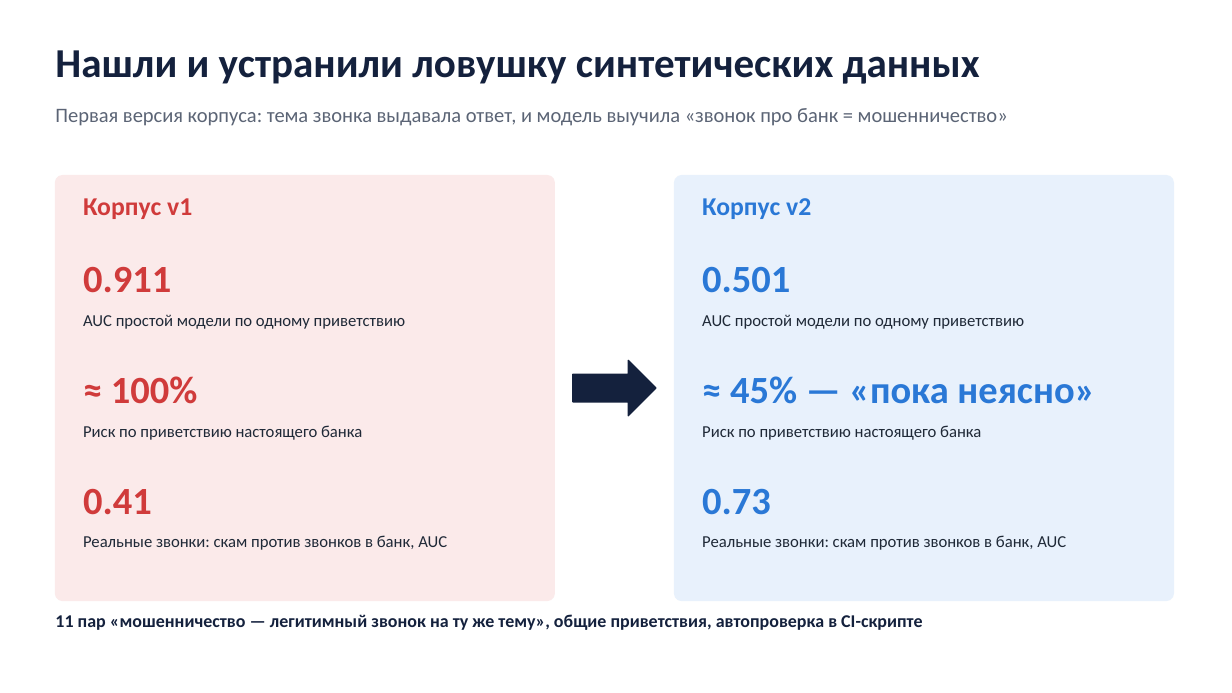
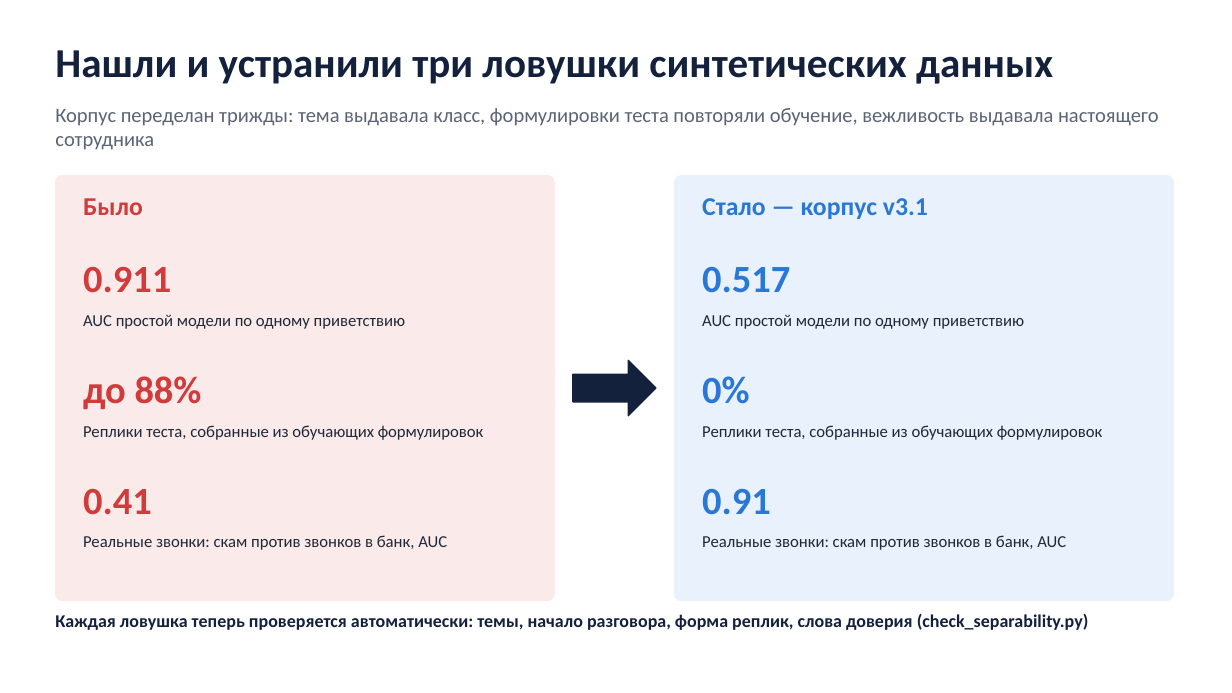
Before and after one commit to daurenoralbek/qalqan, a slide deck: slide 6 of docs/submission/Qalqan_pitch-deck.pptx. Drawn at 1232x693 pixels with LibreOffice and Linux fonts; fonts in the diff are those of the drawing. Boxes give left, top, right and bottom in pixels: in the first picture for what was removed or moved away, otherwise in the second. Text is boxed around its words. In the diff, an @@ line names an element or a change of style, - is before the commit and + after.

```diff
--- a/docs/submission/Qalqan_pitch-deck.pptx
+++ b/docs/submission/Qalqan_pitch-deck.pptx
@@ text at box(55, 50, 1053, 84): text changed @@
-Нашли и устранили ловушку синтетических данных
+Нашли и устранили три ловушки синтетических данных
@@ text at box(55, 108, 1159, 150): text changed @@
-Первая версия корпуса: тема звонка выдавала ответ, и модель выучила «звонок про банк = мошенничество»
+Корпус переделан трижды: тема выдавала класс, формулировки теста повторяли обучение, вежливость выдавала настоящего сотрудника
@@ text at box(83, 198, 143, 215): text changed @@
-Корпус v1
+Было
@@ text at box(702, 198, 928, 219): text changed @@
-Корпус v2
+Стало — корпус v3.1
@@ text at box(702, 267, 790, 293): text changed @@
-0.501
+0.517
@@ text at box(83, 376, 202, 409): text changed @@
-≈ 100%
+до 88%
@@ text at box(702, 376, 750, 404): text changed @@
-≈ 45% — «пока неясно»
+0%
@@ text at box(83, 425, 484, 440): text changed @@
-Риск по приветствию настоящего банка
+Реплики теста, собранные из обучающих формулировок
@@ text at box(702, 425, 1103, 440): text changed @@
-Риск по приветствию настоящего банка
+Реплики теста, собранные из обучающих формулировок
@@ text at box(702, 489, 771, 515): text changed @@
-0.73
+0.91
@@ text at box(55, 614, 1089, 630): text changed @@
-11 пар «мошенничество — легитимный звонок на ту же тему», общие приветствия, автопроверка в CI-скрипте
+Каждая ловушка теперь проверяется автоматически: темы, начало разговора, форма реплик, слова доверия (check_separability.py)
```
Also in this commit, not shown: 5 other slides changed, 49 other files.
